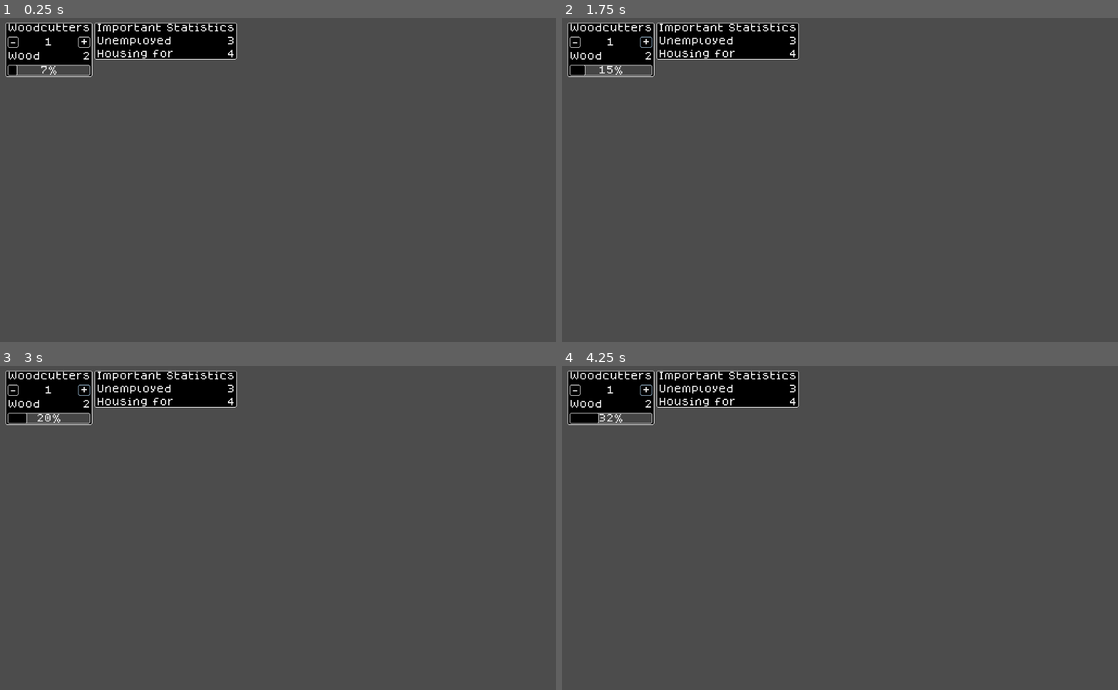
Above: before the commit, frames 1-4 (two rows, left to right).
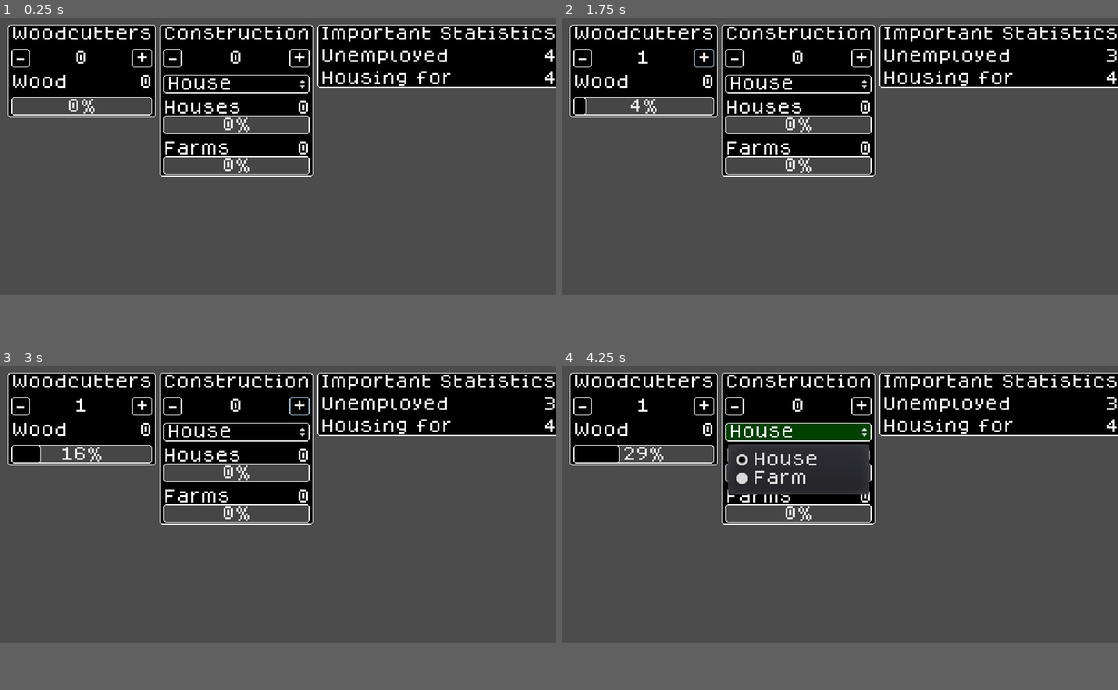
Above: after the commit, the same moments.

Repository: k4gi/guild
Game: Godot game, scene res://main/GuildGame.tscn
The game is run twice, just before and just after one commit, with the same random seed, the same clock (stepped at 60 frames per second) and the same inputs.
Inputs (mouse positions are in pixels of both pictures, inside the frame that each line leads up to):
- Up to frame 1 (0.25 s): no input
- Up to frame 2 (1.75 s): click "-" at 0.5 s; click "+" at 1.25 s
- Up to frame 3 (3 s): click "-" at 2 s; click "+" at 2.75 s
- Up to frame 4 (4.25 s): click (795, 443) at 3.5 s, where only the run after the commit has a clickable "House"
In our replay, the window is 800x468 before the commit and 800x400 after it. These sizes can differ from the game's own. Grey fills any space a smaller window leaves; there, only what the larger window draws over its background counts as a difference.

The runs differ from the first frame. In frame 1, 22% of the frame differs, in the area x 1-100%, y 1-50%; in frame 2, 22%; in frame 3, 23%; in frame 4, 24%.

Commit message:
thinking is hard

Diff:
--- a/main/GuildGame.gd
+++ b/main/GuildGame.gd
@@ -10,10 +10,10 @@
 
 var cuttermulti = 10
 
-var cutter = 1
-var wood = 2
-var woodprogress = 5
-var workers = 3
+var cutter = 0
+var wood = 0
+var woodprogress = 0
+var workers = 4
 var house = 4
 
 
@@ -47,3 +47,15 @@
 	if workers > 0:
 		workers -= 1
 		cutter += 1
+
+
+func _on_BuilderMinus_pressed():
+	pass # Replace with function body.
+
+
+func _on_BuilderPlus_pressed():
+	pass # Replace with function body.
+
+
+func _on_BuildSelector_item_selected(index):
+	pass
--- a/main/GuildGame.tscn
+++ b/main/GuildGame.tscn
@@ -12,15 +12,15 @@
 [node name="Margin" type="MarginContainer" parent="."]
 anchor_right = 1.0
 anchor_bottom = 1.0
-margin_left = 10.0
-margin_top = 10.0
-margin_right = -10.0
-margin_bottom = -10.0
+margin_left = 8.0
+margin_top = 8.0
+margin_right = -8.0
+margin_bottom = -8.0
 
 [node name="Grid" type="GridContainer" parent="Margin"]
-margin_right = 1004.0
-margin_bottom = 580.0
-columns = 4
+margin_right = 596.0
+margin_bottom = 284.0
+columns = 3
 
 [node name="Woodcutters" type="PanelContainer" parent="Margin/Grid"]
 margin_right = 160.0
@@ -60,7 +60,7 @@
 margin_top = 2.0
 margin_right = 130.0
 margin_bottom = 18.0
-size_flags_horizontal = 7
+size_flags_horizontal = 3
 text = "0"
 align = 1
 valign = 1
@@ -99,9 +99,129 @@
 margin_bottom = 96.0
 size_flags_horizontal = 3
 
+[node name="Construction" type="PanelContainer" parent="Margin/Grid"]
+margin_left = 164.0
+margin_right = 330.0
+margin_bottom = 164.0
+size_flags_horizontal = 0
+size_flags_vertical = 0
+
+[node name="VBox" type="VBoxContainer" parent="Margin/Grid/Construction"]
+margin_left = 4.0
+margin_top = 2.0
+margin_right = 162.0
+margin_bottom = 162.0
+size_flags_horizontal = 0
+size_flags_vertical = 0
+custom_constants/separation = 8
+
+[node name="Header" type="Label" parent="Margin/Grid/Construction/VBox"]
+margin_right = 158.0
+margin_bottom = 16.0
+text = "Construction"
+align = 1
+valign = 1
+
+[node name="HBoxWorkers" type="HBoxContainer" parent="Margin/Grid/Construction/VBox"]
+margin_top = 24.0
+margin_right = 158.0
+margin_bottom = 44.0
+
+[node name="BuilderMinus" type="Button" parent="Margin/Grid/Construction/VBox/HBoxWorkers"]
+margin_right = 20.0
+margin_bottom = 20.0
+size_flags_horizontal = 0
+text = "-"
+
+[node name="Num" type="Label" parent="Margin/Grid/Construction/VBox/HBoxWorkers"]
+margin_left = 20.0
+margin_top = 2.0
+margin_right = 136.0
+margin_bottom = 18.0
+size_flags_horizontal = 3
+text = "0"
+align = 1
+valign = 1
+
+[node name="BuilderPlus" type="Button" parent="Margin/Grid/Construction/VBox/HBoxWorkers"]
+margin_left = 136.0
+margin_right = 158.0
+margin_bottom = 20.0
+size_flags_horizontal = 0
+text = "+"
+
+[node name="BuildSelector" type="OptionButton" parent="Margin/Grid/Construction/VBox"]
+margin_top = 52.0
+margin_right = 158.0
+margin_bottom = 72.0
+items = [ "House", null, false, 0, null, "Farm", null, false, 1, null ]
+selected = 0
+
+[node name="VBoxHouses" type="VBoxContainer" parent="Margin/Grid/Construction/VBox"]
+margin_top = 80.0
+margin_right = 158.0
+margin_bottom = 116.0
+
+[node name="HBox" type="HBoxContainer" parent="Margin/Grid/Construction/VBox/VBoxHouses"]
+margin_right = 158.0
+margin_bottom = 16.0
+
+[node name="Desc" type="Label" parent="Margin/Grid/Construction/VBox/VBoxHouses/HBox"]
+margin_right = 84.0
+margin_bottom = 16.0
+text = "Houses"
+align = 1
+valign = 1
+
+[node name="Num" type="Label" parent="Margin/Grid/Construction/VBox/VBoxHouses/HBox"]
+margin_left = 84.0
+margin_right = 158.0
+margin_bottom = 16.0
+size_flags_horizontal = 11
+text = "0"
+align = 2
+valign = 1
+
+[node name="ProgressBar" type="ProgressBar" parent="Margin/Grid/Construction/VBox/VBoxHouses"]
+margin_top = 16.0
+margin_right = 158.0
+margin_bottom = 36.0
+size_flags_horizontal = 3
+
+[node name="VBoxFarms" type="VBoxContainer" parent="Margin/Grid/Construction/VBox"]
+margin_top = 124.0
+margin_right = 158.0
+margin_bottom = 160.0
+
+[node name="HBox" type="HBoxContainer" parent="Margin/Grid/Construction/VBox/VBoxFarms"]
+margin_right = 158.0
+margin_bottom = 16.0
+
+[node name="Desc" type="Label" parent="Margin/Grid/Construction/VBox/VBoxFarms/HBox"]
+margin_right = 72.0
+margin_bottom = 16.0
+text = "Farms"
+align = 1
+valign = 1
+
+[node name="Num" type="Label" parent="Margin/Grid/Construction/VBox/VBoxFarms/HBox"]
+margin_left = 72.0
+margin_right = 158.0
+margin_bottom = 16.0
+size_flags_horizontal = 11
+text = "0"
+align = 2
+valign = 1
+
+[node name="ProgressBar" type="ProgressBar" parent="Margin/Grid/Construction/VBox/VBoxFarms"]
+margin_top = 16.0
+margin_right = 158.0
+margin_bottom = 36.0
+size_flags_horizontal = 3
+
 [node name="PanelContainer2" type="PanelContainer" parent="Margin/Grid"]
-margin_left = 164.0
-margin_right = 426.0
+margin_left = 334.0
+margin_right = 596.0
 margin_bottom = 68.0
 size_flags_horizontal = 0
 size_flags_vertical = 0
@@ -202,3 +322,6 @@
 
 [connection signal="pressed" from="Margin/Grid/Woodcutters/VBox/HBoxWorkers/CutterMinus" to="." method="_on_CutterMinus_pressed"]
 [connection signal="pressed" from="Margin/Grid/Woodcutters/VBox/HBoxWorkers/CutterPlus" to="." method="_on_CutterPlus_pressed"]
+[connection signal="pressed" from="Margin/Grid/Construction/VBox/HBoxWorkers/BuilderMinus" to="." method="_on_BuilderMinus_pressed"]
+[connection signal="pressed" from="Margin/Grid/Construction/VBox/HBoxWorkers/BuilderPlus" to="." method="_on_BuilderPlus_pressed"]
+[connection signal="item_selected" from="Margin/Grid/Construction/VBox/BuildSelector" to="." method="_on_BuildSelector_item_selected"]
--- a/project.godot
+++ b/project.godot
@@ -13,6 +13,14 @@
 config/name="guild"
 run/main_scene="res://main/GuildGame.tscn"
 config/icon="res://icon.png"
+
+[display]
+
+window/size/width=600
+window/size/height=300
+window/size/test_width=1200
+window/size/test_height=600
+window/stretch/mode="viewport"
 
 [importer_defaults]
 
